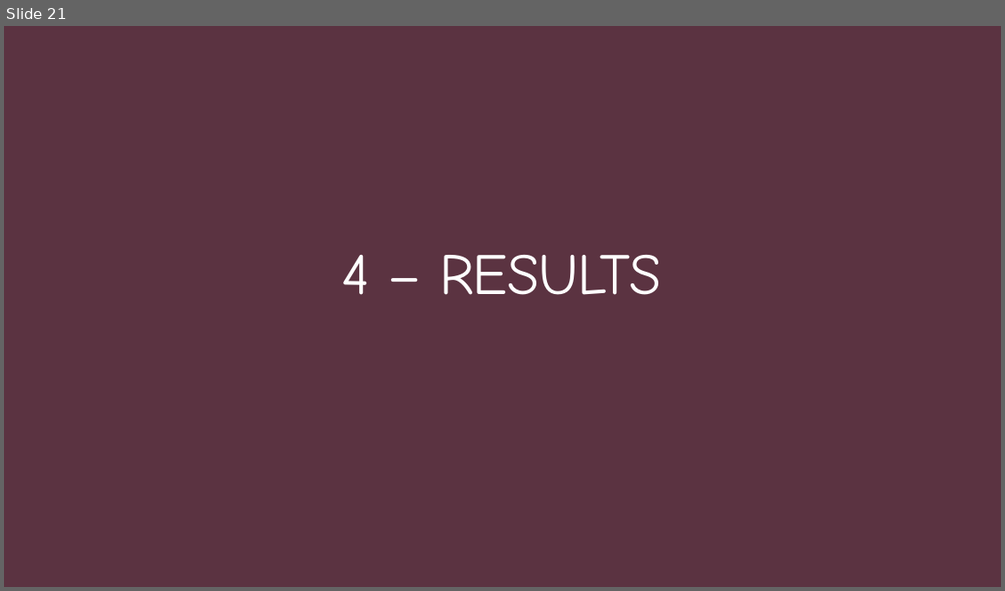
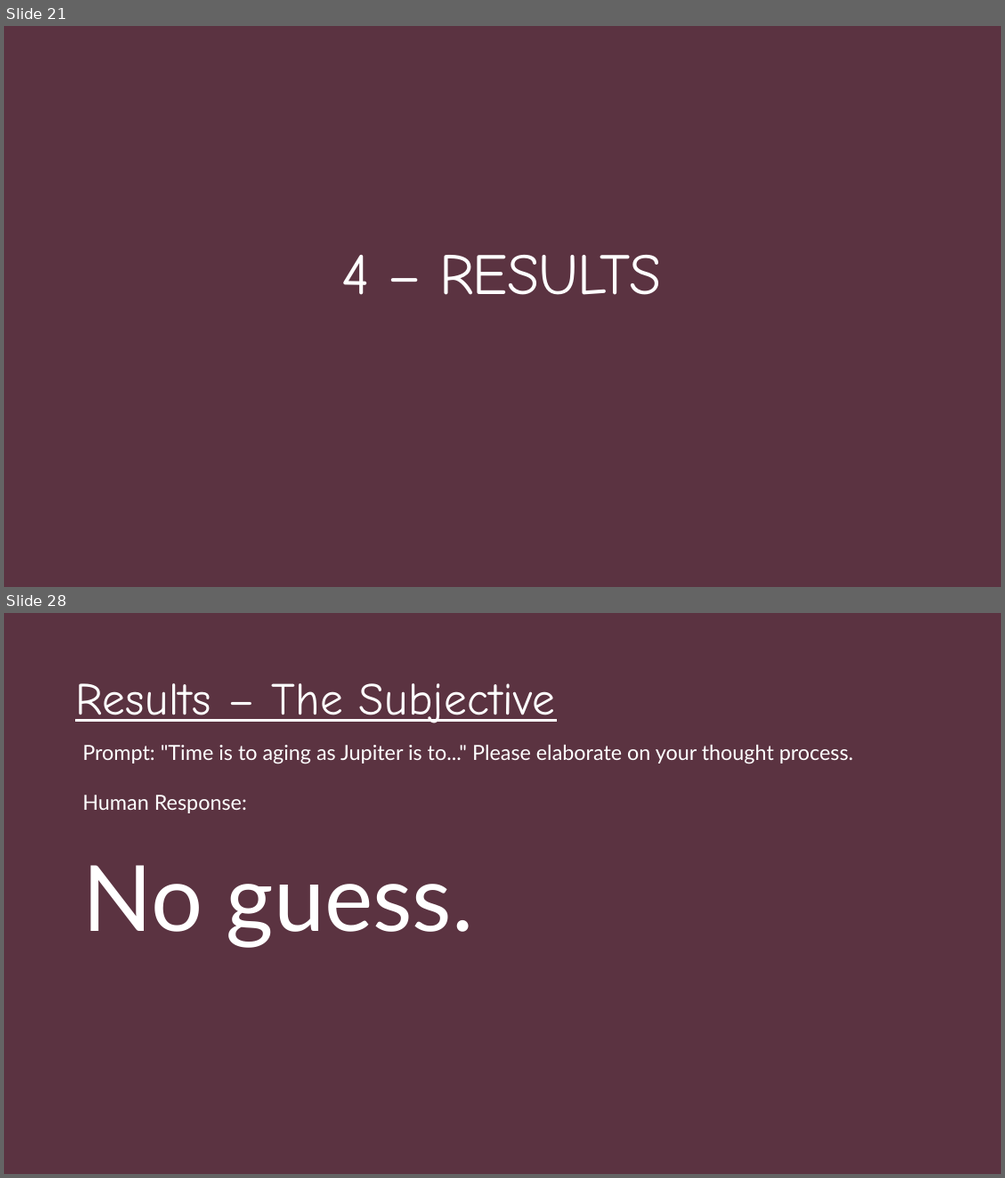
Before and after one commit to nickspeelman/CRA_bot, a slide deck: Causing Confusion in The Chinese Room.pptx. Shown one above the other, each under a label of ours: slide 21 before the commit, slides 21 and 28 after it; the slides between them are not shown. The pictures are 1005x591 and 1005x1178 pixels, drawn with LibreOffice and Linux fonts; fonts in the diff are those of the drawing. Boxes give left, top, right and bottom in pixels: in the first picture for what was removed or moved away, otherwise in the second. Text is boxed around its words. In the diff, an @@ line names an element or a change of style, - is before the commit and + after.

```diff
--- a/Causing Confusion in The Chinese Room.pptx
+++ b/Causing Confusion in The Chinese Room.pptx
@@ slide 28 added at (4, 613, 1001, 1174), background #41242E; not listed: 1 template element that a slide beside it also shows @@
@@ text added at (75, 683, 556, 723), 44 pt, text #FFFFFF, underline @@
+Results – The Subjective
@@ text added at (82, 745, 853, 947), 20 pt, text #FFFFFF @@
+Prompt: "Time is to aging as Jupiter is to..." Please elaborate on your thought process.
+Human Response:
+No guess.
```
Also in this commit, not shown: 1 slide changed, 13 other slides added, 1 slide removed, 1 other file.
